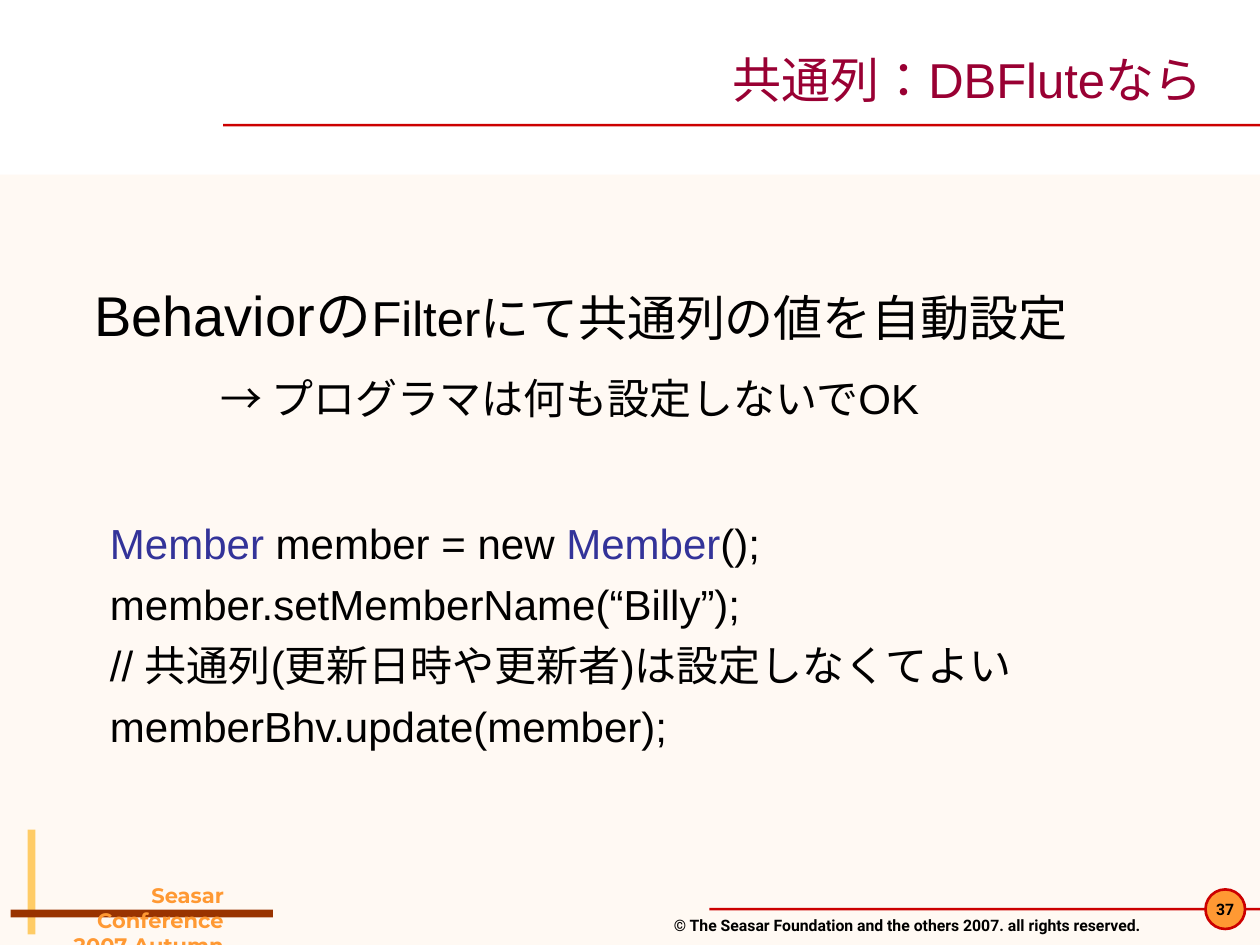
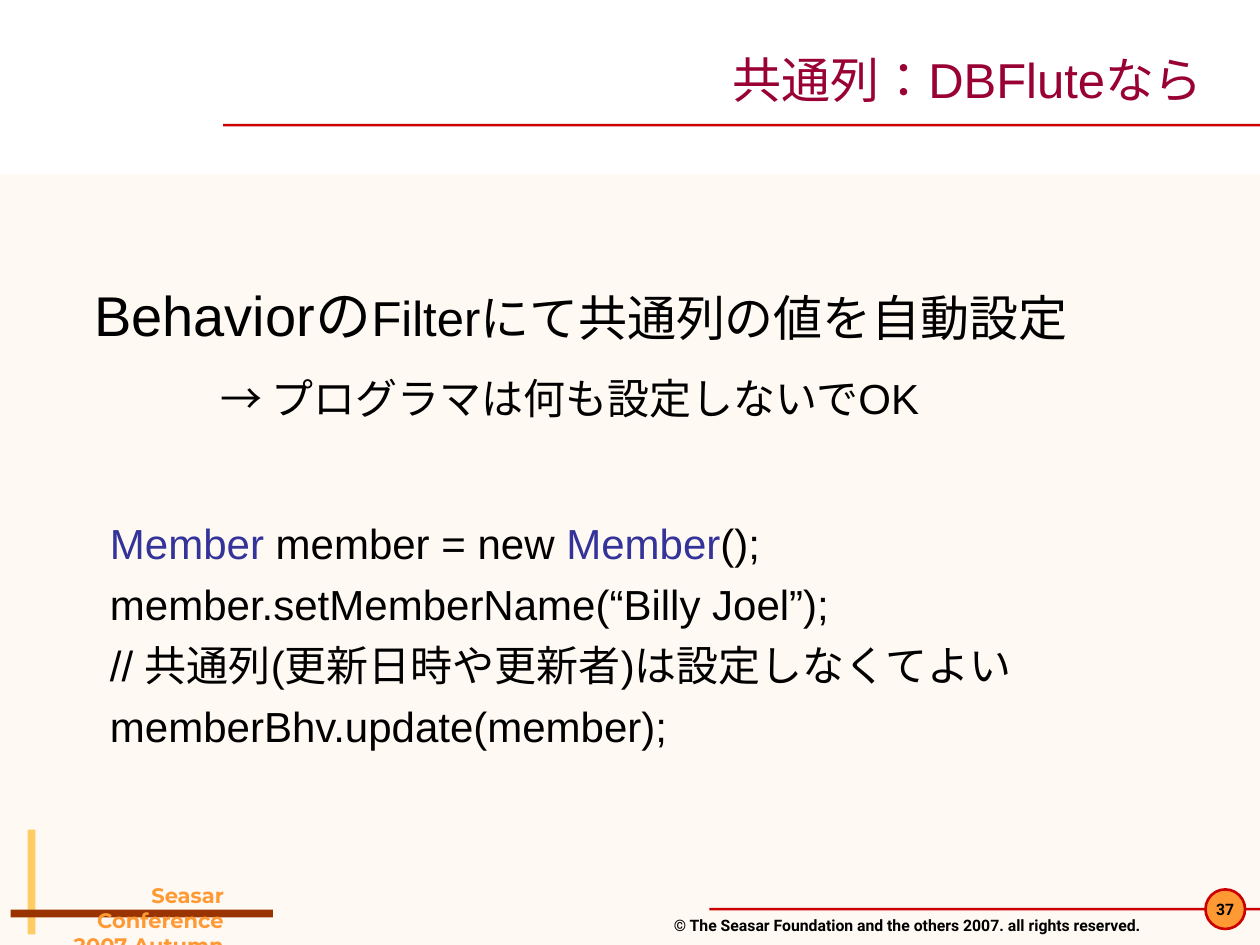
Before and after one commit to seasarorg/dbflute, a slide deck: slide 37 of dbflute/etc/doc/pres/sc2007a_2-DBFlute.ppt. Drawn at 1260x945 pixels with LibreOffice and Linux fonts; fonts in the diff are those of the drawing; background and template pictures are left out. Boxes give left, top, right and bottom in pixels: in the first picture for what was removed or moved away, otherwise in the second. Text is boxed around its words. In the diff, an @@ line names an element or a change of style, - is before the commit and + after.

```diff
--- a/dbflute/etc/doc/pres/sc2007a_2-DBFlute.ppt
+++ b/dbflute/etc/doc/pres/sc2007a_2-DBFlute.ppt
@@ text at [110, 589, 829, 628]: text changed @@
-  member.setMemberName(“Billy”);
+  member.setMemberName(“Billy Joel”);
```
Also in this commit, not shown: 7 other slides changed, 7 other files.
